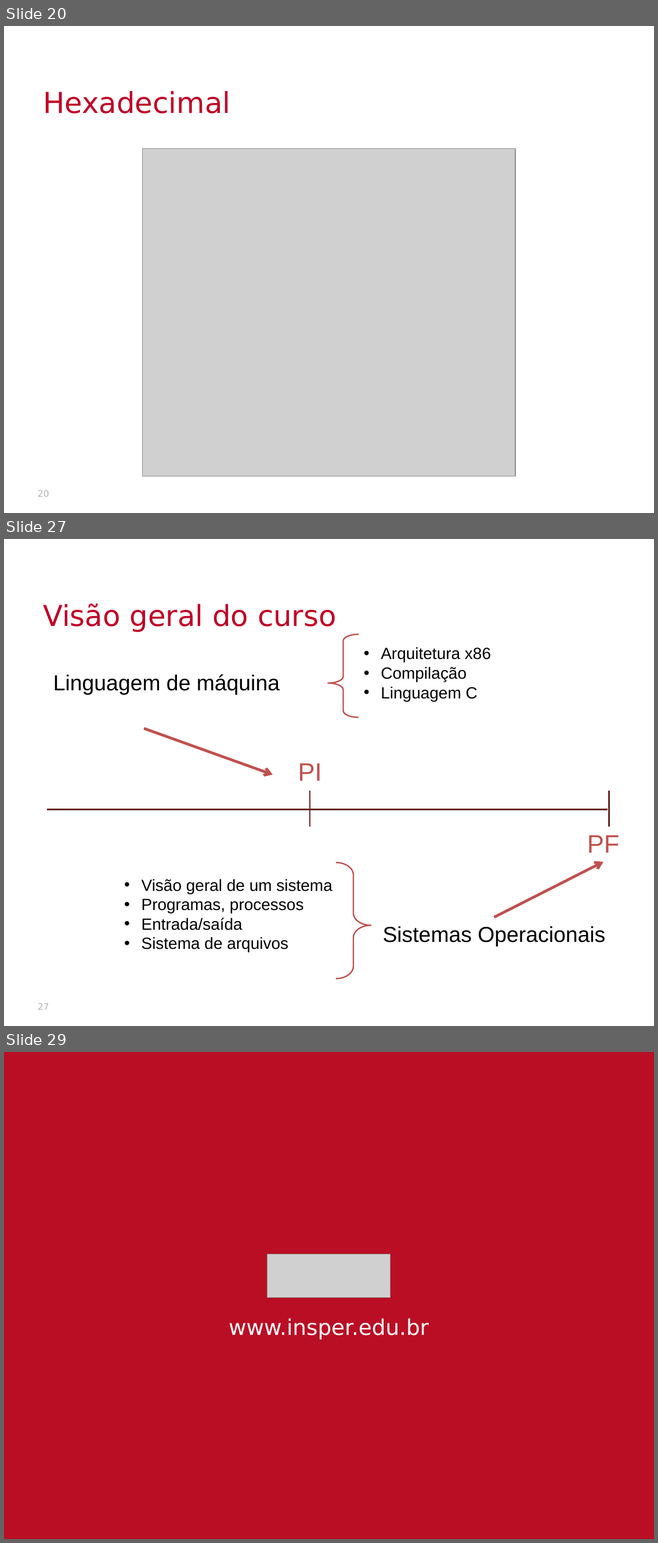
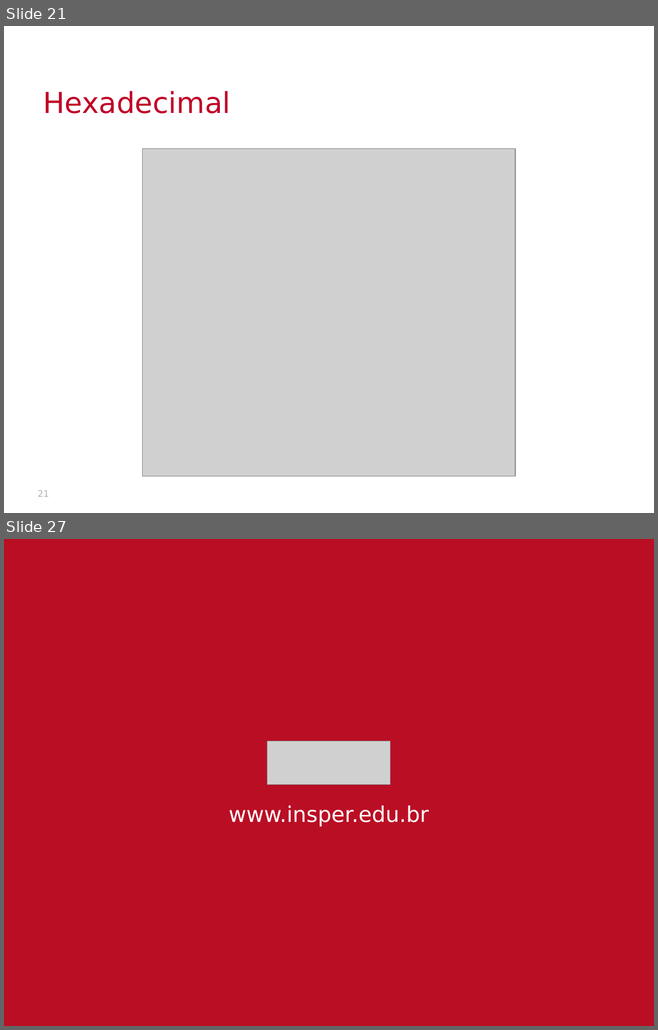
Before and after one commit to victorniubo/SistemasHardwareSoftware, a slide deck: aulas/02-inteiros/slides.pptx. Shown one above the other, each under a label of ours: slides 20, 27 and 29 before the commit, slides 21 and 27 after it; the slides between them are not shown. The pictures are 658x1543 and 658x1030 pixels, drawn with LibreOffice and Linux fonts; fonts in the diff are those of the drawing; grey boxes stand for pictures; background and template pictures are left out. Boxes give left, top, right and bottom in pixels: in the first picture for what was removed or moved away, otherwise in the second. Text is boxed around its words. In the diff, an @@ line names an element or a change of style, - is before the commit and + after.

```diff
--- a/aulas/02-inteiros/slides.pptx
+++ b/aulas/02-inteiros/slides.pptx
@@ slide 27 removed at <box>4,539,654,1026</box>, background picture (left out) @@
@@ text removed at <box>43,603,336,632</box> @@
-Visão geral do curso
@@ left brace removed at <box>328,635,358,718</box> @@
@@ text removed at <box>380,647,491,701</box> @@
-• Arquitetura x86
-• Compilação
-• Linguagem C
@@ text removed at <box>53,674,280,695</box> @@
-Linguagem de máquina
@@ arrow removed from (144, 729) to (273, 775) @@
@@ text removed at <box>298,763,322,781</box> @@
-PI
@@ line removed from (310, 790) to (310, 827) @@
@@ line removed from (609, 790) to (609, 827) @@
@@ line removed from (47, 810) to (607, 810) @@
@@ text removed at <box>587,835,619,853</box> @@
-PF
@@ right brace removed at <box>336,863,371,979</box> @@
@@ arrow removed from (494, 917) to (603, 862) @@
@@ text removed at <box>141,879,332,953</box> @@
-• Visão geral de um sistema
-• Programas, processos
-• Entrada/saída
-• Sistema de arquivos
@@ text removed at <box>383,926,605,947</box> @@
-Sistemas Operacionais
@@ page number removed at <box>38,1004,49,1010</box> @@
-27
@@ what was slide 20 is now slide 21 @@
@@ page number at <box>38,491,49,497</box>: text changed @@
-20
+21
@@ what was slide 29 is now slide 27 @@
```
Also in this commit, not shown: 6 slides added, 7 other slides removed, 9 other files.
